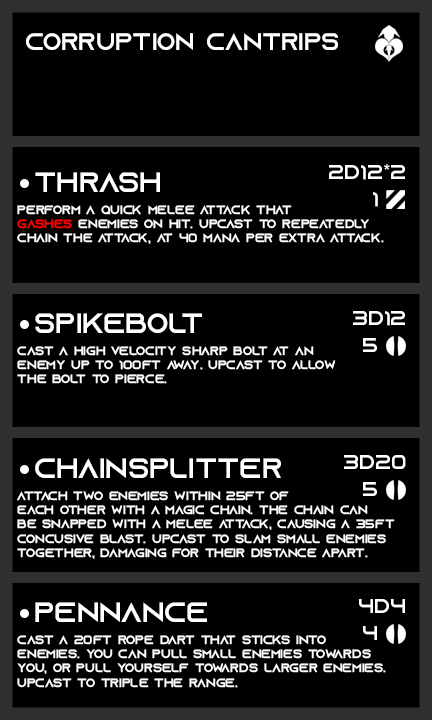
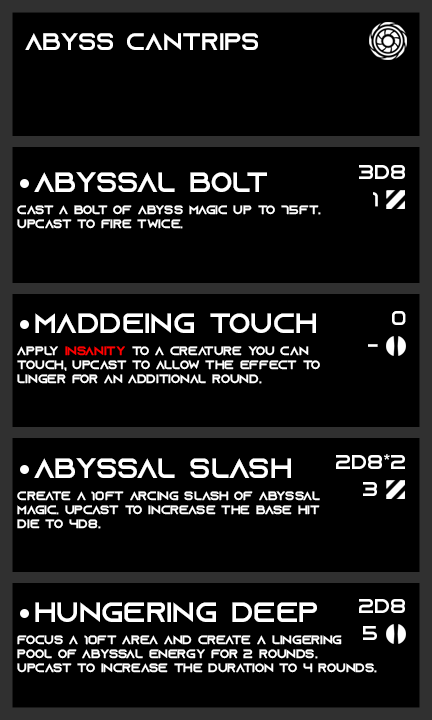
Layers edited between the first and the second 432 x 720 image:
renamed "corruption cantrips" to "abyss cantrips", painted on it over [25, 33, 338, 50]
showed "abyss" over [369, 22, 407, 60]
hid "corruption" over [375, 25, 403, 62]
renamed "perform a quick melee attack that gashes enemies on hit. upcas" to "cast a bolt of abyss magic up to 75ft. upcast to fire twice.", painted on it over [17, 205, 384, 244]
renamed "thrash" to "abyssal bolt", painted on it over [34, 172, 267, 192]
renamed "2d12*2" to "3d8", painted on it over [329, 164, 405, 180]
renamed "cast a high velocity sharp bolt at an enemy up to 100ft away." to "apply insanity to a creature you can touch, upcast to allow th", painted on it over [17, 346, 336, 384]
renamed "spikebolt" to "maddeing touch", painted on it over [35, 313, 316, 333]
painted on "AP" (2nd of 4, in "Level 2" › "Stats copy") over [363, 338, 378, 352]
renamed "3d12" to "0", painted on it over [353, 311, 406, 326]
renamed "attach two enemies within 25ft of each other with a magic chai" to "create a 10ft arcing slash of abyssal magic. upcast to increas", painted on it over [17, 491, 395, 559]
renamed "chainsplitter" to "abyssal slash", painted on it over [34, 458, 291, 478]
showed "Anti Tank" (3rd of 4, in "Level 3" › "Stats") over [386, 480, 405, 499]
hid "Standard" (3rd of 4, in "Level 3" › "Stats") over [386, 480, 406, 500]
painted on "AP" (3rd of 4, in "Level 3" › "Stats") over [363, 482, 377, 491]
renamed "3d20" to "2d8*2", painted on it over [336, 454, 406, 469]
renamed "cast a 20ft rope dart that sticks into enemies. you can pull s" to "focus a 10ft area and create a lingering pool of abyssal energ", painted on it over [17, 635, 386, 688]
renamed "pennance" to "hungering deep", painted on it over [39, 602, 317, 622]
painted on "AP" (4th of 4, in "Level 4" › "Stats") over [363, 626, 377, 640]
renamed "4d4" to "2d8", painted on it over [359, 599, 405, 613]